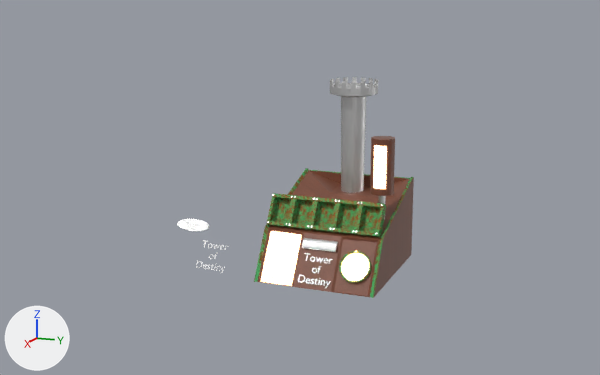
The Blender file blender/machineT2.blend, before and after one commit.
Both versions are drawn from a 50 mm lens placed at (23.7, 8.2, 7.4), pointed at (-2.6, -2.3, 0.8). Lighting does not change. The marker at lower left points along +X, +Y and +Z.

In view in the first picture: 'Body', 'Card Slots.002', 'Clock Face', 'Left Label', 'Push Bar', 'Push Bar Face', 'Railing', 'Right Label', 'Text.001', 'Tower'.
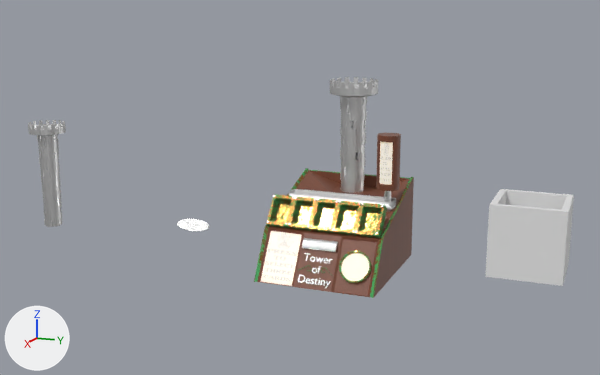
Pixel boxes [x1, y1, x2, y2] of what changed, in the pictures (600 x 375 px):
```json
{"object": "Cube.003", "change": "added", "after": [485, 189, 574, 286]}
{"object": "Card Slots.002", "change": "moved, turned", "before": [267, 193, 386, 237], "after": [266, 194, 387, 238]}
{"object": "Tower", "change": "turned", "before": [330, 77, 378, 193], "after": [330, 77, 378, 193]}
{"object": "Tower.001", "change": "added", "after": [28, 120, 66, 227]}
{"object": "Push Bar", "change": "moved", "before": [370, 136, 395, 196], "after": [376, 133, 401, 191]}
{"object": "Cube.002", "change": "added", "after": [289, 189, 396, 212]}
{"object": "Push Bar Face", "change": "surface changed, moved", "before": [373, 145, 387, 189], "after": [379, 141, 393, 185]}
{"object": "Text.001", "change": "reshaped, moved", "before": [196, 240, 228, 274], "on screen": "not visible afterwards"}
{"object": "Handle", "change": "moved", "before": [378, 196, 386, 219], "after": [384, 191, 391, 202]}
```

Scene script edits in JSON lines:
```json
{"block": "mat_right_label", "where": "n1 = _N.new('ShaderNodeBsdfPrincipled'); n1.name = 'Principled BSDF'"}
{"op": "set", "path": "n1.inputs[28].default_value", "old": "5.0", "new": "0.5", "note": "'Emission Strength'"}
{"op": "add", "block": "mat_material_002", "code": ["mat_material_002 = principled_material('Material.002')", "mat_material_002.base_color = (0.8, 0.352, 0.0666)  # orange #e7a049", "mat_material_002.metallic = 1.0", "mat_material_002.roughness = 0.0", "mat_material_002.emission_color = (0.0, 0.000627, 1.0)  # blue #0002ff", "mat_material_002.emission_strength = 1.0"]}
{"op": "add", "block": "me_text_002", "code": ["me_text_002 = bpy.data.meshes.new('Text.002')", "me_text_002.from_pydata(...)  # 1063 vertices, 1054 faces; spans x -1.53..1.51, y -1.01..0.69, z 0.0..0.18", "me_text_002.materials.append(mat_material_002)  # orange #e7a049"]}
{"op": "add", "block": "me_cube_005", "code": ["me_cube_005 = bpy.data.meshes.new('Cube.005')", "me_cube_005.from_pydata(...)  # 16 vertices, 14 faces; spans x -1.0..1.0, y -1.0..1.0, z -1.0..1.0"]}
{"op": "add", "block": "me_cube_004", "code": ["me_cube_004 = bpy.data.meshes.new('Cube.004')", "me_cube_004.from_pydata(...)  # 56 vertices, 55 faces; spans x -1.0..1.0, y -1.04..1.04, z -1.0..1.0", "me_cube_004.polygons.foreach_set('use_smooth', [True] * 55)", "me_cube_004.materials.append(mat_old_metal)"]}
{"op": "add", "block": "me_cylinder_029", "code": ["me_cylinder_029 = bpy.data.meshes.new('Cylinder.029')", "me_cylinder_029.from_pydata(...)  # 972 vertices, 925 faces; spans x -2.16..2.16, y -2.16..2.16, z -1.0..1.0", "me_cylinder_029.materials.append(mat_old_metal_tower)"]}
{"op": "set", "path": "ob_push_bar.location", "old": "(0.23, 1.49, 2.43)", "new": "(-0.41, 1.49, 2.43)"}
{"op": "set", "path": "ob_tower.rotation_euler", "old": "(0.0, 0.0, 0.0)", "new": "(0.0, 0.0, -2.029)", "note": "degrees (0, 0, 0) -> degrees (0, 0, -116)"}
{"op": "set", "path": "ob_card_slots_002.location", "old": "(0.002, -0.0438, 0.74)", "new": "(0.0315, -0.0355, 0.601)"}
{"op": "set", "path": "ob_card_slots_002.rotation_euler", "old": "(0.0, 0.652, 0.0)", "new": "(0.0, 0.529, 0.0)", "note": "degrees (0, 37, 0) -> degrees (0, 30, 0)"}
{"op": "set", "path": "ob_text_001", "old": "bpy.data.objects.new('Text.001', txt_text_002)", "new": "bpy.data.objects.new('Text.001', me_text_002)"}
{"op": "set", "path": "ob_text_001.location", "old": "(1.78, -3.37, -0.26)", "new": "(0.51, 0.02, -0.39)"}
{"op": "add", "block": "ob_cube_003", "code": ["ob_cube_003 = bpy.data.objects.new('Cube.003', me_cube_005)", "ob_cube_003.location = (0.97, 5.93, 0.96)"]}
{"op": "add", "block": "ob_cube_002", "code": ["ob_cube_002 = bpy.data.objects.new('Cube.002', me_cube_004)", "ob_cube_002.location = (-0.44, -0.01, 1.02)", "ob_cube_002.scale = (0.308, 1.67, -0.214)"]}
{"op": "add", "block": "ob_tower_001", "code": ["ob_tower_001 = bpy.data.objects.new('Tower.001', me_cylinder_029)", "ob_tower_001.parent = ob_body", "ob_tower_001.matrix_parent_inverse = Matrix(((0.464, 0.0, 0.0, 0.0), (0.0, 0.536, 0.0, 0.0), (0.0, 0.0, 1.0, 0.0), (0.0, 0.0, 0.0, 1.0)))", "ob_tower_001.location = (-5.163, -14.93, -0.217)", "ob_tower_001.rotation_euler = (0.0, 0.0, -2.029)  # degrees (0, 0, -116)", "ob_tower_001.scale = (0.355, 0.355, 2.26)", "_m = ob_tower_001.modifiers.new('Solidify', 'SOLIDIFY')", "_m.thickness = 0.09"]}
```
